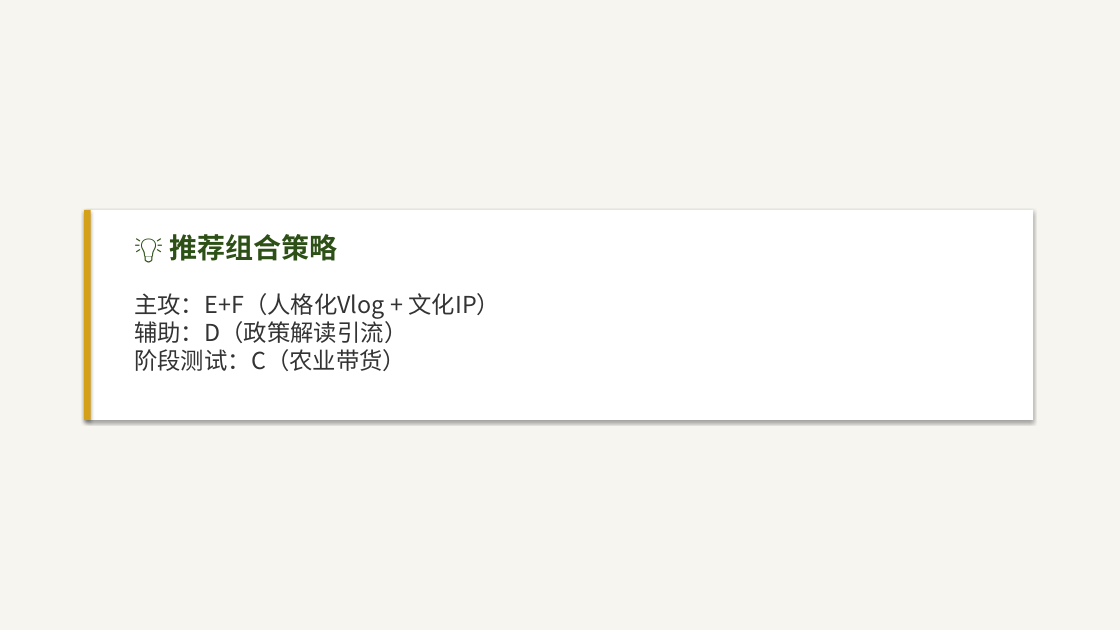
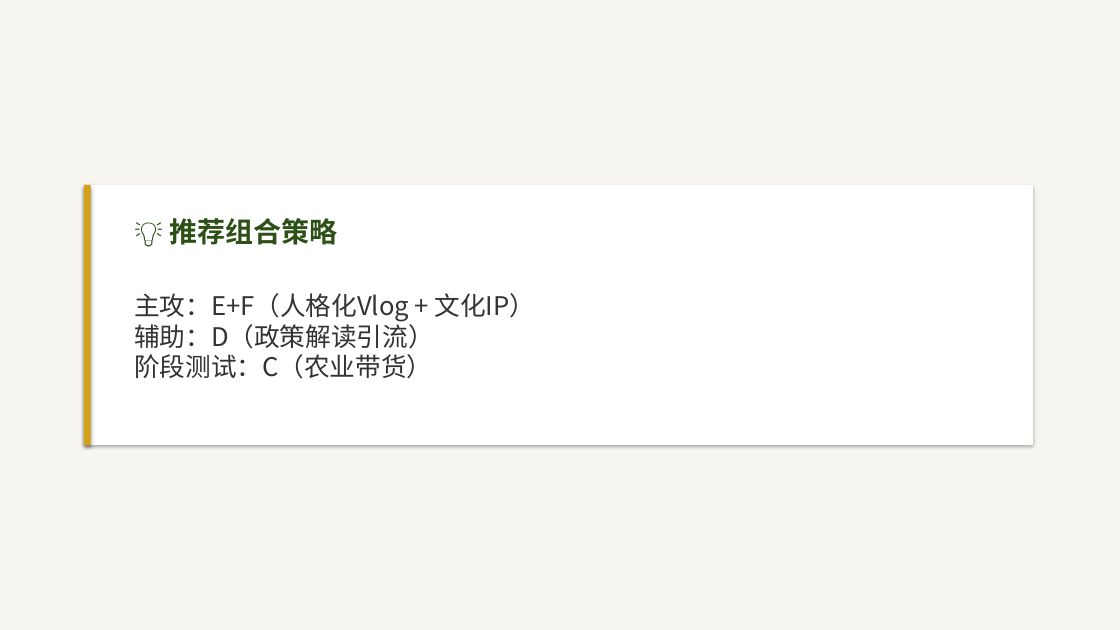
Before and after one commit to 975801846-star/workspace-outputs, a slide deck: slide 5 of tunjunying/PPT_python-pptx版.pptx. Drawn at 1120x630 pixels with LibreOffice and Linux fonts; fonts in the diff are those of the drawing. Boxes give left, top, right and bottom in pixels: in the first picture for what was removed or moved away, otherwise in the second. Text is boxed around its words. In the diff, an @@ line names an element or a change of style, - is before the commit and + after.

```diff
--- a/tunjunying/PPT_python-pptx版.pptx
+++ b/tunjunying/PPT_python-pptx版.pptx
@@ rectangle: place and size @@
-rectangle at box(84, 210, 1033, 420)
+rectangle at box(84, 185, 1033, 445)
@@ rectangle: place and size @@
-rectangle at box(84, 210, 91, 420)
+rectangle at box(84, 185, 91, 445)
@@ text "💡 推荐组合策略": place and size @@
-text "💡 推荐组合策略" at box(170, 234, 338, 261)
+text "💡 推荐组合策略" at box(170, 218, 338, 245)
@@ text "主攻：E+F（人格化Vlog + 文化IP） 辅助：D（政策解读引流） 阶段测试：C（农业带货）" at box(134, 293, 536, 379): size 20 to 22 pt @@
```
Also in this commit, not shown: 16 other slides changed, 1 slide added.
